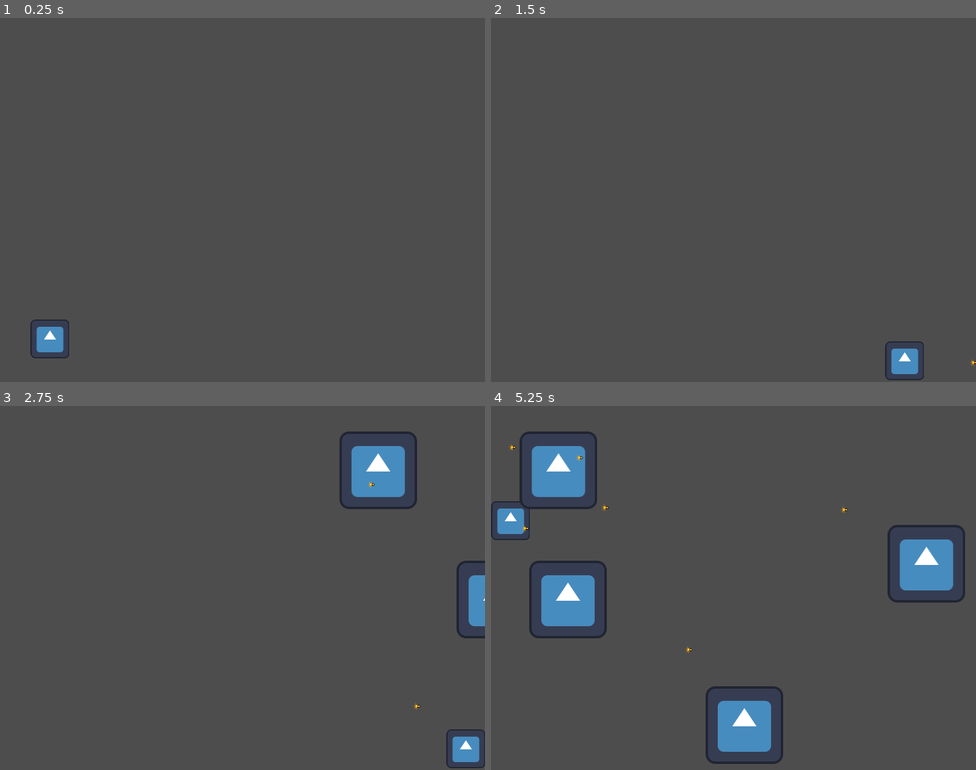
Above: before the commit, frames 1-4 (two rows, left to right).
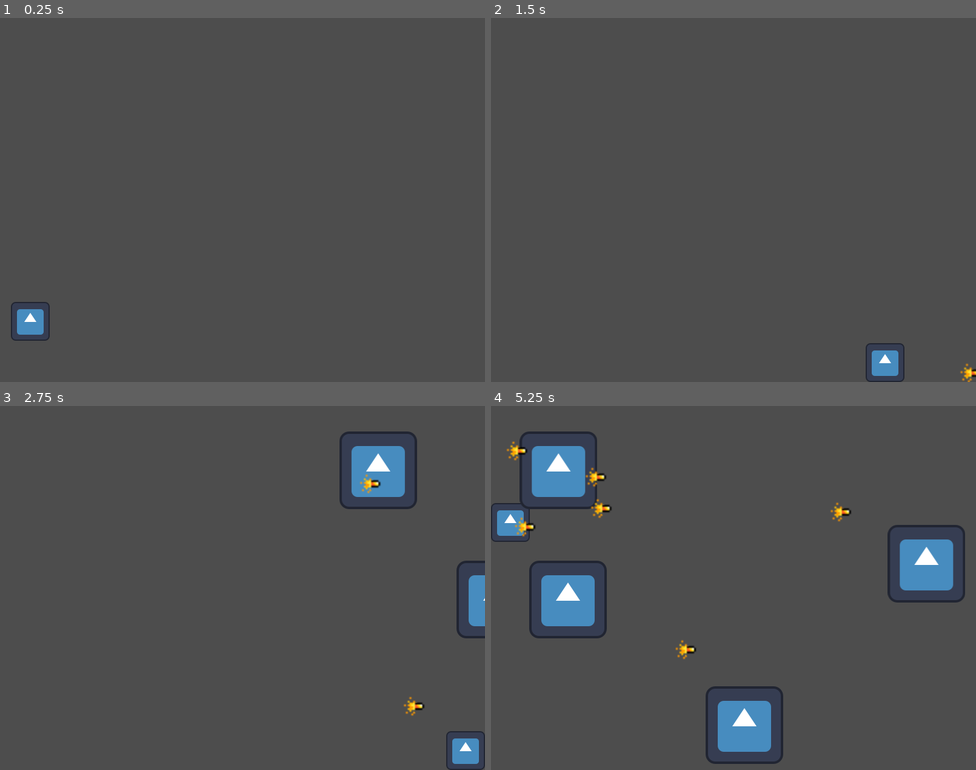
Above: after the commit, the same moments.

Repository: quentinams/chrono-sprinter
Game: Godot game, scene res://scene/main.tscn
Same seed, same stepped clock (60 frames per second), same inputs: the game is played once before the commit and once after it. The engine's default icon, where the game draws it, is replaced by a stand-in: a white triangle on a blue panel in a dark square.
Inputs:
- Up to frame 1 (0.25 s): no input
- Up to frame 2 (1.5 s): tap Enter at 0.5 s; hold D (player_right) 0.53-1.28 s; tap Space (player_shoot) at 0.6, 1.35 s; hold S (player_down) from 1.28 s (still down)
- Up to frame 3 (2.75 s): release S (player_down) at 2.03 s; hold D (player_right) from 2.03 s (still down); tap Space (player_shoot) at 2.1 s
- Up to frame 4 (5.25 s): release D (player_right) at 2.78 s; hold W (player_up) 2.78-3.53 s; tap Space (player_shoot) every 0.75 s from 2.85 to 5.1 s; hold A (player_left) 3.53-5.03 s; hold S (player_down) from 5.03 s (still down)

The runs differ from the first frame. In frame 1, 0.9% of the frame differs, in the area x 2-15%, y 78-94%; in frame 2, 0.8%; in frame 3, 0.4%; in frame 4, 0.8%.

Commit message:
ffefefefefefefe

Diff:
--- a/scene/bullet.tscn
+++ b/scene/bullet.tscn
@@ -7,6 +7,7 @@
 script = ExtResource("1_ep06j")
 
 [node name="Sprite2D" type="Sprite2D" parent="."]
+scale = Vector2(3, 3)
 texture = ExtResource("1_hahmx")
 centered = false
 offset = Vector2(-15, -14)
--- a/scene/player.gd
+++ b/scene/player.gd
@@ -35,7 +35,7 @@
 	if velocity.length() > 0:
 		velocity = velocity.normalized() * speed
 	position += velocity * delta
-	position.x = clamp(position.x, screen_size.position.x, screen_size.end.x - (player_size.x * player_scale.x))
-	position.y = clamp(position.y, screen_size.position.y, screen_size.end.y - (player_size.y * player_scale.y))
+	position.x = clamp(position.x, (screen_size.position.x + (player_size.x * player_scale.x) / 2), screen_size.end.x - ((player_size.x * player_scale.x) / 2))
+	position.y = clamp(position.y, (screen_size.position.y + (player_size.y * player_scale.y) / 2), screen_size.end.y - ((player_size.y * player_scale.y) / 2))
 	if velocity == Vector2.ZERO:
 		is_moving = false
--- a/scene/player.tscn
+++ b/scene/player.tscn
@@ -7,5 +7,4 @@
 script = ExtResource("2_fbsti")
 
 [node name="Sprite2D" type="Sprite2D" parent="."]
-position = Vector2(65, 58)
 texture = ExtResource("1_3lp1s")
